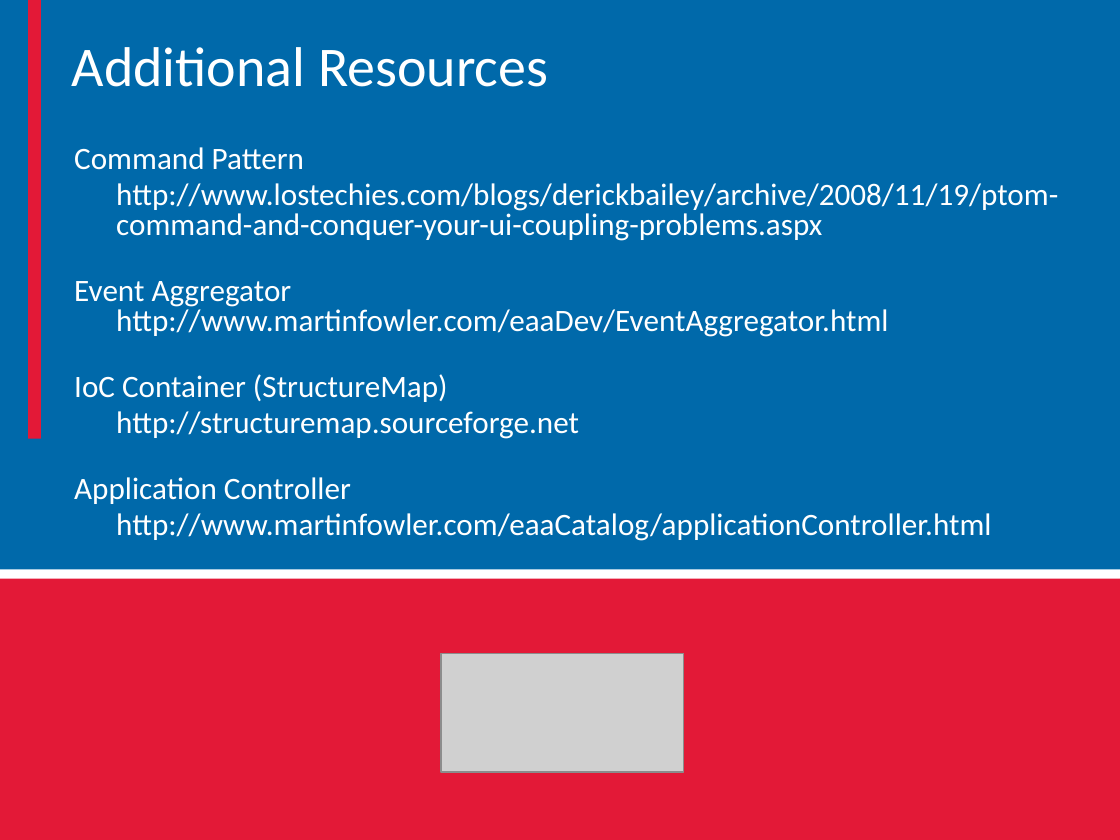
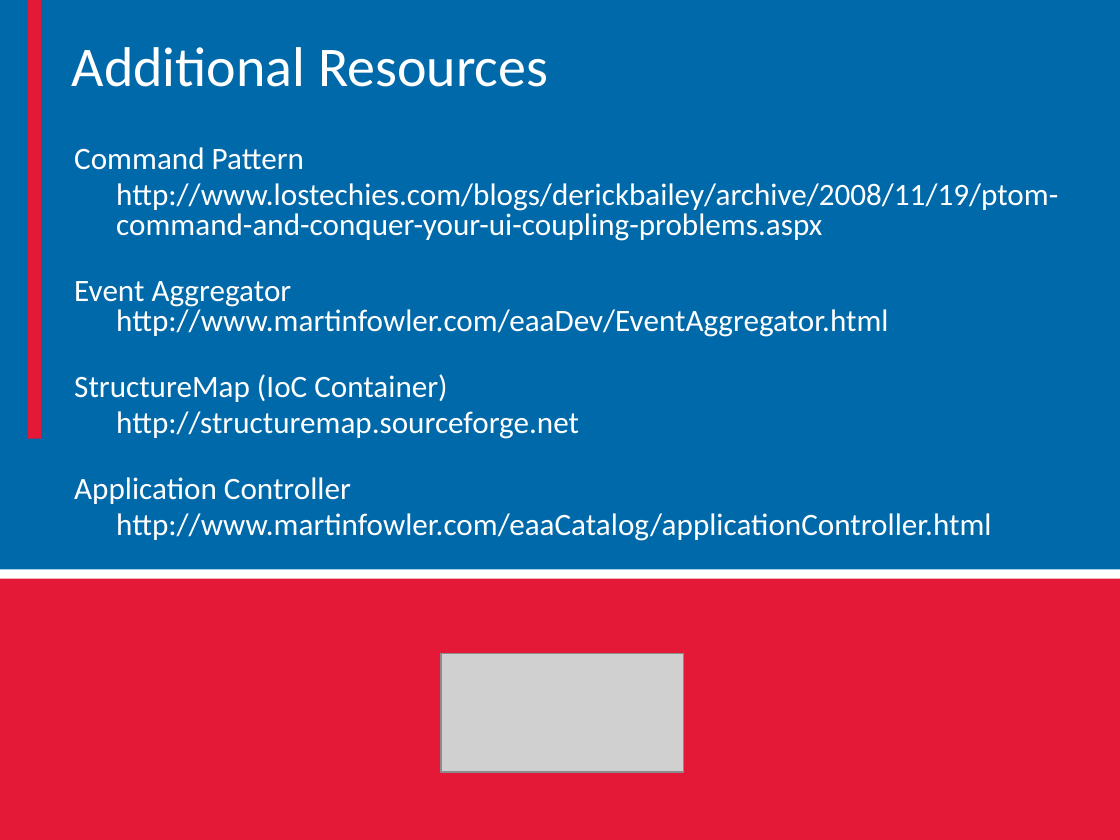
Before and after one commit to mxriverlynn/presentations-and-training, a slide deck: slide 30 of Decoupling Workflow With App Controler/Decoupling Workflow From Forms.pptx (slide 29 before the commit). Drawn at 1120x840 pixels with LibreOffice and Linux fonts; fonts in the diff are those of the drawing; grey boxes stand for pictures; background and template pictures are left out. Boxes give left, top, right and bottom in pixels: in the first picture for what was removed or moved away, otherwise in the second. Text is boxed around its words. In the diff, an @@ line names an element or a change of style, - is before the commit and + after.

```diff
--- a/Decoupling Workflow With App Controler/Decoupling Workflow From Forms.pptx
+++ b/Decoupling Workflow With App Controler/Decoupling Workflow From Forms.pptx
@@ text at [74, 374, 447, 402]: text changed @@
-IoC Container (StructureMap)
+StructureMap (IoC Container)
```
Also in this commit, not shown: 5 other slides changed, 3 slides added, 2 slides removed.
